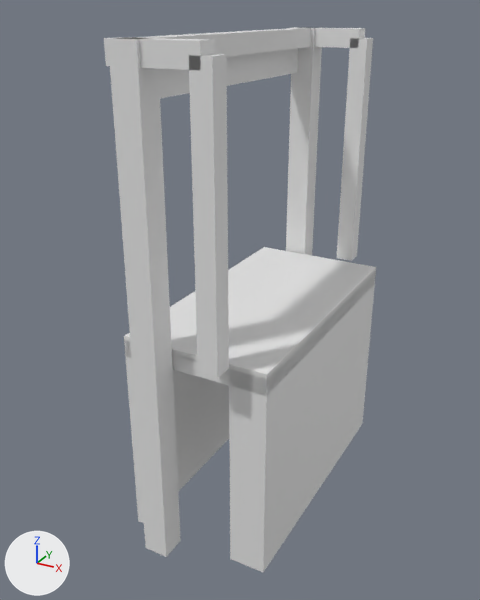
A saved change to the glTF model models/almelo/almelo-brug-6177a266/almelo-brug-6177a266.glb.
One viewpoint serves both versions: a camera (50 mm lens) standing at (13.6, -27.3, 13.6) and looking at (-0.9, -0.9, 0.4). Lighting does not change. The marker at lower left points along +X, +Y and +Z. The first picture is the older version. Vertices at exactly the same position are counted once.

In view in the first picture: 'building:balans', 'building:balans 2', 'building:contragewicht', 'building:hamei', 'building:hamei 2', 'building:hangstang', 'building:hangstang 2', 'building:portaal', 'road:dek', 'road:landhoofd', 'road:landhoofd 2', 'road:rijbaan lokale weg', 'road:voetpad 2' and 1 more.
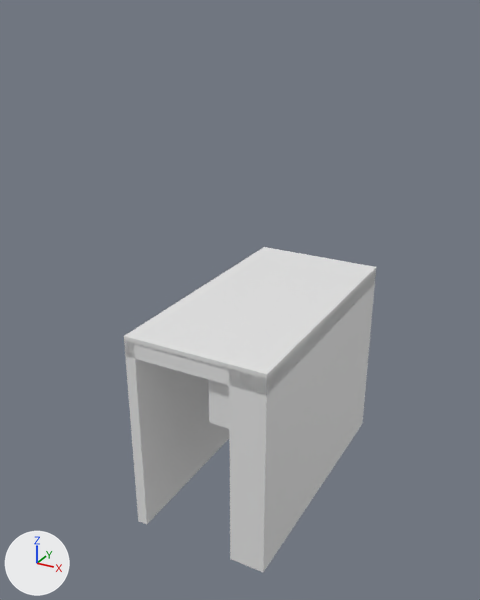
Where the change shows, as pixel boxes [x1, y1, x2, y2] in the pictures (480 x 600 px):
'building:hamei 2', deleted
    before: [108, 37, 181, 557]
'building:hangstang 2', deleted
    before: [189, 54, 229, 378]
'building:contragewicht', moved, rescaled
    before: [159, 48, 298, 99]
    after: [208, 287, 372, 441]
'building:hamei', deleted
    before: [286, 27, 322, 256]
'building:hangstang', deleted
    before: [337, 38, 373, 261]
'building:portaal', deleted
    before: [135, 28, 311, 57]
'building:balans 2', deleted
    before: [104, 37, 215, 71]
'building:balans', deleted
    before: [294, 27, 365, 48]

The change, as a diff of the scene's bpy script:
```diff
--- a/models/almelo/almelo-brug-6177a266/almelo-brug-6177a266.glb.py
+++ b/models/almelo/almelo-brug-6177a266/almelo-brug-6177a266.glb.py
@@ me_contragewicht @@
 # used by ob_building_contragewicht; location = (0.0, 0.0, 0.0)
-me_contragewicht.from_pydata(...)  # 8 vertices, 12 faces; spans x -2.4..-1.74, y -7.2..7.2, z 10.4..12.15
+me_contragewicht.from_pydata(...)  # 8 vertices, 12 faces; spans x 0.5..3.5, y -6.3..6.3, z -3.13..-0.63
+# me_contragewicht part 1: the whole mesh is scaled about its middle by (4.55, 0.875, 1.43), then moved by (4.08, 0.0, -13.16)
@@ ob_building_hamei @@
-ob_building_hamei = bpy.data.objects.new('building:hamei', me_hamei)
-ob_building_hamei.location = (0.0, 0.0, 0.0)
@@ ob_building_hamei_2 @@
-ob_building_hamei_2 = bpy.data.objects.new('building:hamei 2', me_hamei_2)
-ob_building_hamei_2.location = (0.0, 0.0, 0.0)
@@ ob_building_portaal @@
-ob_building_portaal = bpy.data.objects.new('building:portaal', me_portaal)
-ob_building_portaal.location = (0.0, 0.0, 0.0)
@@ ob_building_balans @@
-ob_building_balans = bpy.data.objects.new('building:balans', me_balans)
-ob_building_balans.location = (0.0, 0.0, 0.0)
@@ ob_building_hangstang @@
-ob_building_hangstang = bpy.data.objects.new('building:hangstang', me_hangstang)
-ob_building_hangstang.location = (0.0, 0.0, 0.0)
@@ ob_building_balans_2 @@
-ob_building_balans_2 = bpy.data.objects.new('building:balans 2', me_balans_2)
-ob_building_balans_2.location = (0.0, 0.0, 0.0)
@@ ob_building_hangstang_2 @@
-ob_building_hangstang_2 = bpy.data.objects.new('building:hangstang 2', me_hangstang_2)
-ob_building_hangstang_2.location = (0.0, 0.0, 0.0)
```
